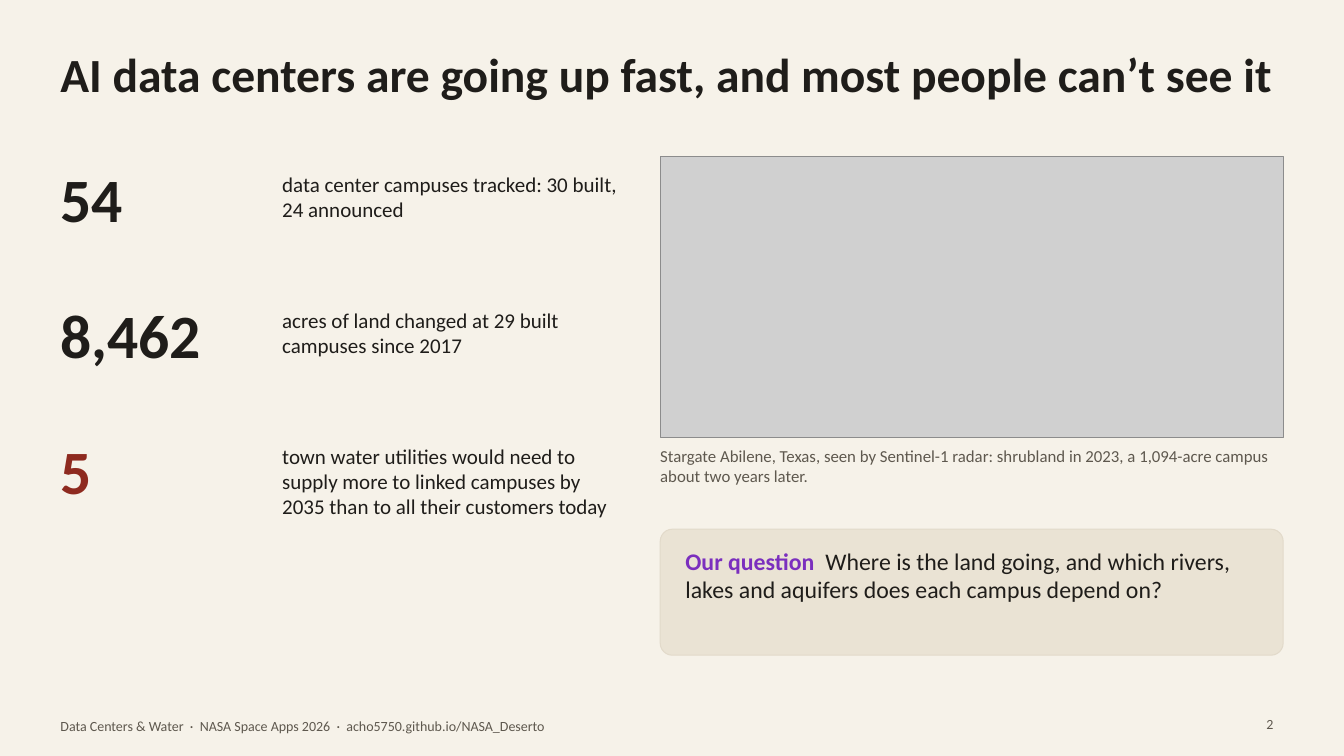
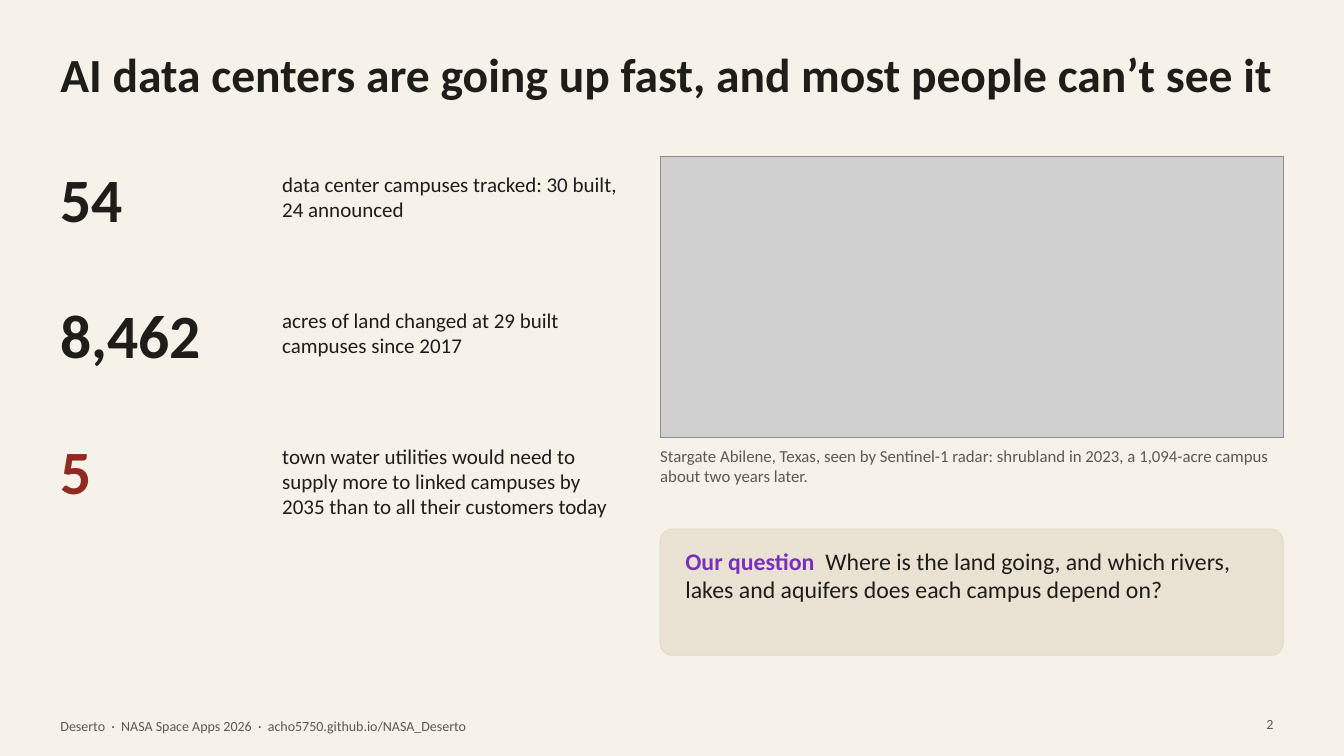
Before and after one commit to acho5750/NASA_Deserto, a slide deck: slide 2 of docs/deck/Data_Centers_and_Water_deck.pptx. Drawn at 1344x756 pixels with LibreOffice and Linux fonts; fonts in the diff are those of the drawing; grey boxes stand for pictures. Boxes give left, top, right and bottom in pixels: in the first picture for what was removed or moved away, otherwise in the second. Text is boxed around its words. In the diff, an @@ line names an element or a change of style, - is before the commit and + after.

```diff
--- a/docs/deck/Data_Centers_and_Water_deck.pptx
+++ b/docs/deck/Data_Centers_and_Water_deck.pptx
@@ text at <box>60,721,466,734</box>: text changed @@
-Data Centers & Water · NASA Space Apps 2026 · acho5750.github.io/NASA_Deserto
+Deserto · NASA Space Apps 2026 · acho5750.github.io/NASA_Deserto
```
Also in this commit, not shown: 6 other slides changed, 2 other files.
